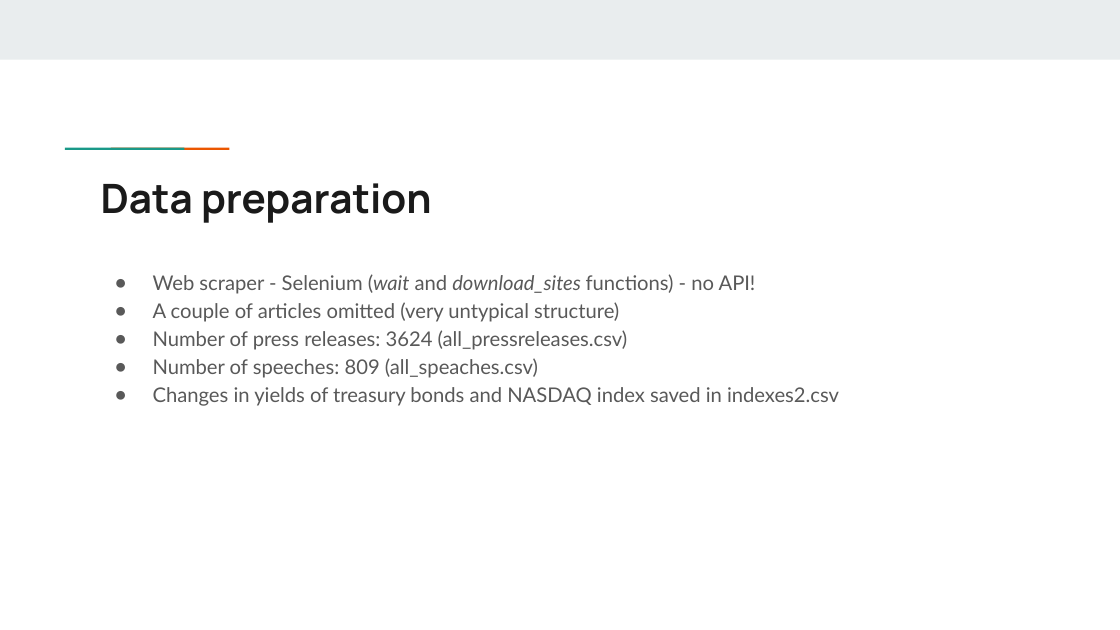
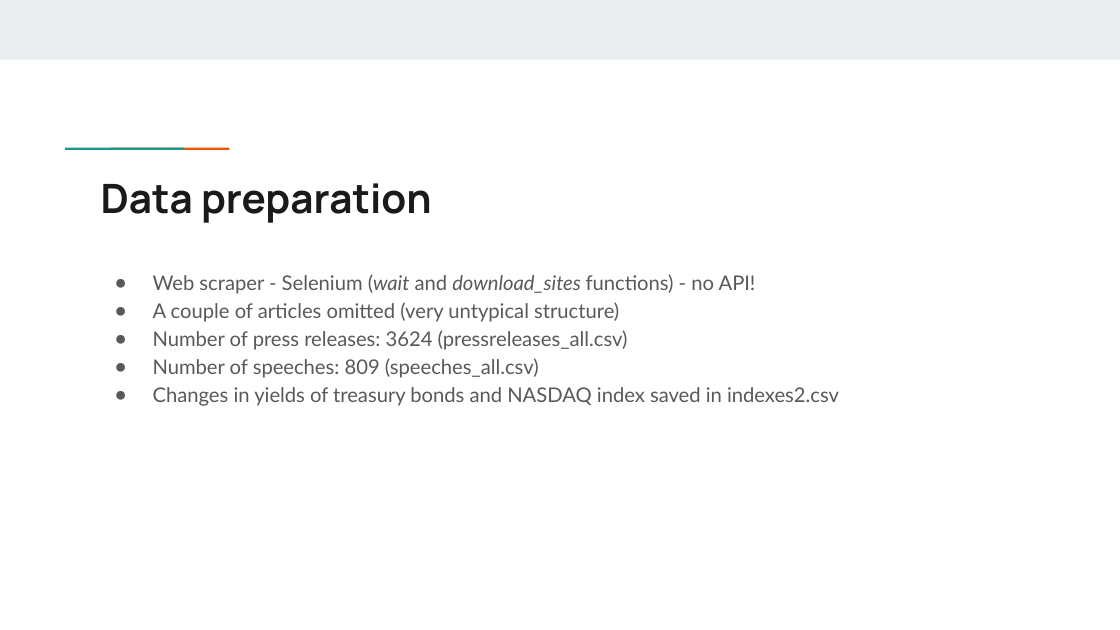
Before and after one commit to ks67426/python_in_finance_2, a slide deck: slide 3 of Presentation_Stelmaszek_11942491_Ferrand_11942895_Logi_11942485.pptx. Drawn at 1120x630 pixels with LibreOffice and Linux fonts; fonts in the diff are those of the drawing. Boxes give left, top, right and bottom in pixels: in the first picture for what was removed or moved away, otherwise in the second. Text is boxed around its words. In the diff, an @@ line names an element or a change of style, - is before the commit and + after.

```diff
--- a/Presentation_Stelmaszek_11942491_Ferrand_11942895_Logi_11942485.pptx
+++ b/Presentation_Stelmaszek_11942491_Ferrand_11942895_Logi_11942485.pptx
@@ text at (x1=153, y1=330, x2=628, y2=378): text changed @@
-● Number of press releases: 3624 (all_pressreleases.csv)
-● Number of speeches: 809 (all_speaches.csv)
+● Number of press releases: 3624 (pressreleases_all.csv)
+● Number of speeches: 809 (speeches_all.csv)
```
Also in this commit, not shown: 2 other files.
